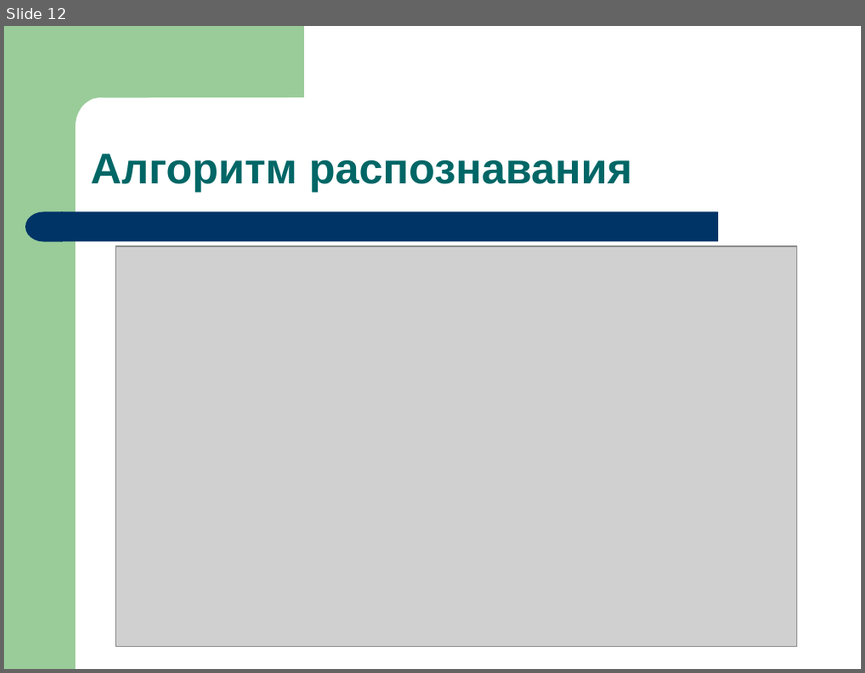
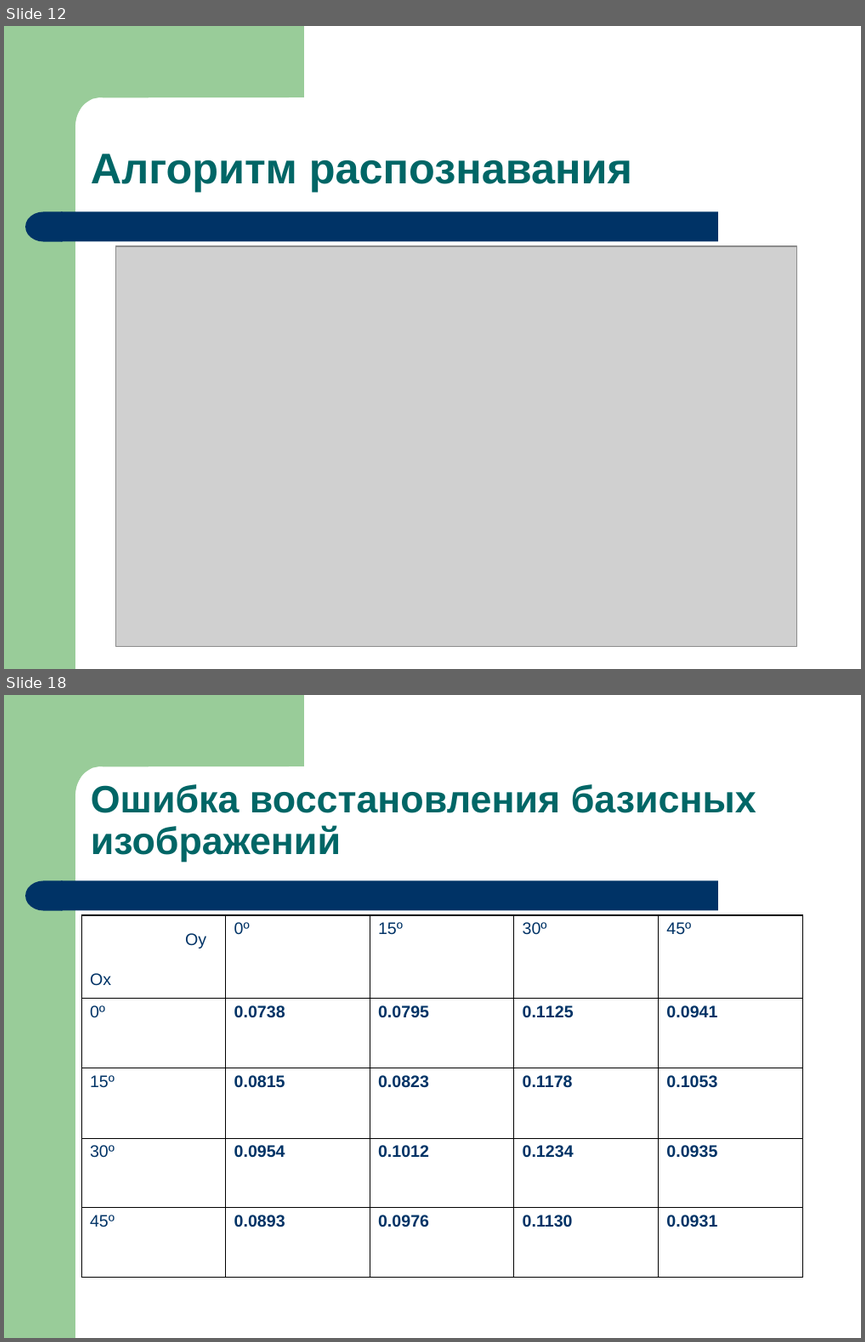
Before and after one commit to iskra-vitaly/mdiser, a slide deck: defend/present/Iskra.V.V.Defence.ppt. Shown one above the other, each under a label of ours: slide 12 before the commit, slides 12 and 18 after it; the slides between them are not shown. The pictures are 865x673 and 865x1342 pixels, drawn with LibreOffice and Linux fonts; fonts in the diff are those of the drawing; grey boxes stand for pictures. Boxes give left, top, right and bottom in pixels: in the first picture for what was removed or moved away, otherwise in the second. Text is boxed around its words. In the diff, an @@ line names an element or a change of style, - is before the commit and + after.

```diff
--- a/defend/present/Iskra.V.V.Defence.ppt
+++ b/defend/present/Iskra.V.V.Defence.ppt
@@ slide 18 added at bbox=[4, 695, 861, 1338], background #FFFFFF; not listed: 4 template elements that a slide beside it also shows @@
@@ text added at bbox=[91, 784, 756, 862], 32 pt, text #006666, bold @@
+Ошибка восстановления базисных изображений
@@ table added at bbox=[81, 915, 800, 1276], 5 rows, 5 columns @@
+Oy / Ox | 0º | 15º | 30º | 45º
+0º | 0.0738 | 0.0795 | 0.1125 | 0.0941
+15º | 0.0815 | 0.0823 | 0.1178 | 0.1053
+30º | 0.0954 | 0.1012 | 0.1234 | 0.0935
+45º | 0.0893 | 0.0976 | 0.1130 | 0.0931
```
Also in this commit, not shown: 1 slide changed, 7 other slides added, 2 other files.
